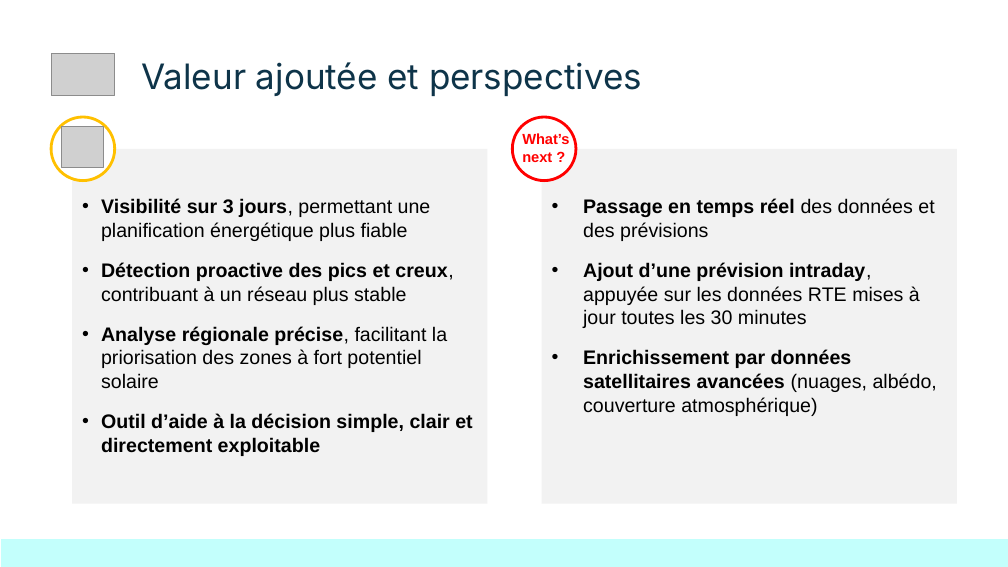
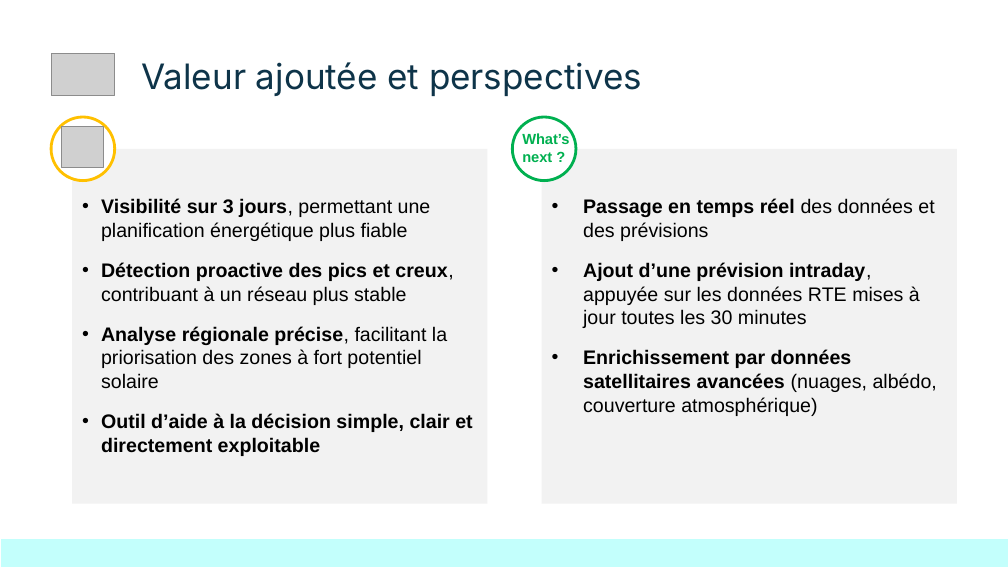
Before and after one commit to Sheikoh/REnergies_efficiency_prediction, a slide deck: slide 10 of presentation/dsfs_ft_36_Projet_REnergies_efficiency_prediction.pptx. Drawn at 1008x567 pixels with LibreOffice and Linux fonts; fonts in the diff are those of the drawing; grey boxes stand for pictures. Boxes give left, top, right and bottom in pixels: in the first picture for what was removed or moved away, otherwise in the second. Text is boxed around its words. In the diff, an @@ line names an element or a change of style, - is before the commit and + after.

```diff
--- a/presentation/dsfs_ft_36_Projet_REnergies_efficiency_prediction.pptx
+++ b/presentation/dsfs_ft_36_Projet_REnergies_efficiency_prediction.pptx
@@ ellipse at <box>512,117,576,180</box>: outline #FF0000 2 pt to #00B050 2 pt @@
@@ text "What’s" at <box>522,133,569,162</box>: text colour #FF0000 to #00B050 @@
```
Also in this commit, not shown: 3 other slides changed, 4 slides added, 2 slides removed, 2 other files.
